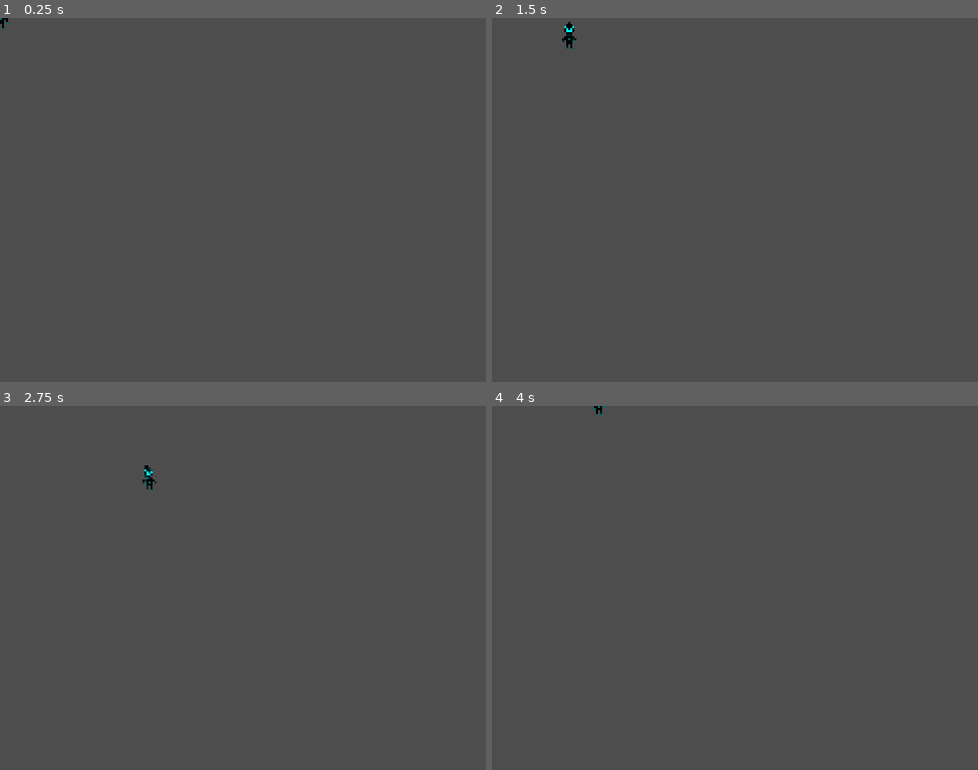
Above: before the commit, frames 1-4 (two rows, left to right).
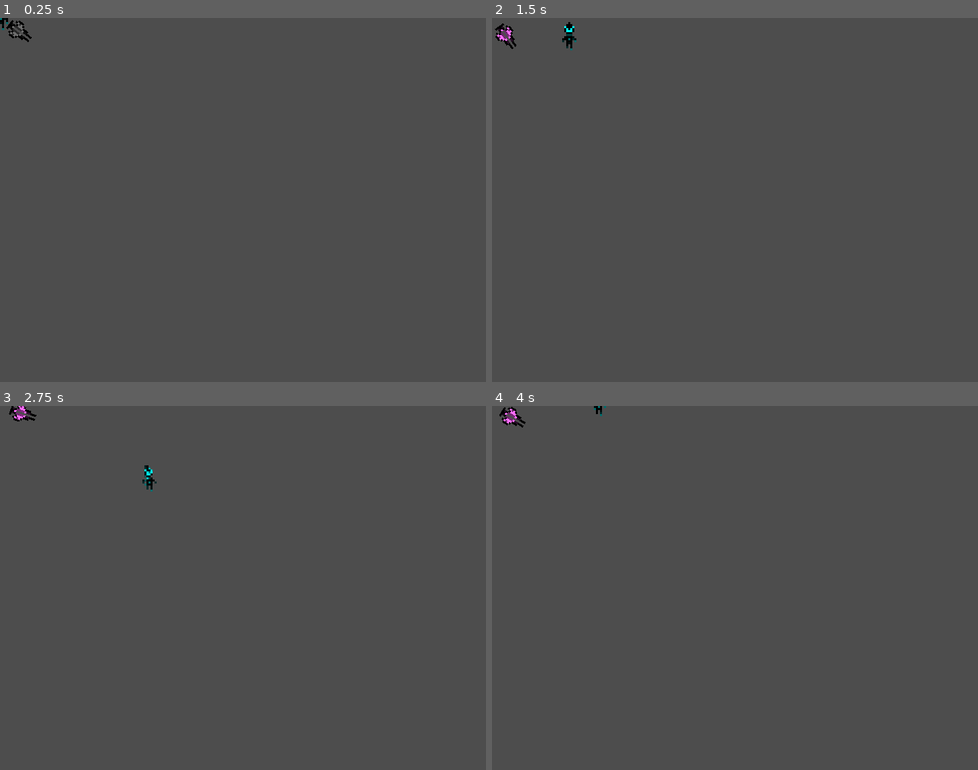
Above: after the commit, the same moments.

Repository: ZealousPython/GodotWildOverload
Game: Godot game, scene res://Character Objects/Player.tscn
Two runs of this game, one before a commit and one after it. Both use one fixed random seed, a clock stepped at 60 frames per second and the inputs below. The project has no main scene, so this scene is started directly.
Inputs (mouse positions are in pixels of both pictures, inside the frame that each line leads up to):
- Up to frame 1 (0.25 s): no input
- Up to frame 2 (1.5 s): tap Enter at 0.5 s; move the mouse to (841, 181) at 0.52 s; press the mouse at (841, 181) at 0.53 s; hold Right (ui_right) 0.53-1.28 s; move the mouse to (637, 218) at 1.27 s; release the mouse at (637, 218) at 1.28 s; hold Down (ui_down) from 1.28 s (still down); click (637, 218) at 1.35 s
- Up to frame 3 (2.75 s): move the mouse to (291, 507) at 2.02 s; release Down (ui_down) at 2.03 s; press the mouse at (291, 507) at 2.03 s; hold Right (ui_right) from 2.03 s (still down)
- Up to frame 4 (4 s): move the mouse to (710, 660) at 2.77 s; release Right (ui_right) at 2.78 s; release the mouse at (710, 660) at 2.78 s; hold Up (ui_up) 2.78-3.53 s; click (710, 660) at 2.85 s; move the mouse to (880, 642) at 3.52 s; press the mouse at (880, 642) at 3.53 s; hold Left (ui_left) from 3.53 s (still down)

The runs differ from the first frame. In frame 1, 0.1% of the frame differs, in the area x 1-7%, y 0-7%; in frame 2, 0.1%, in the area x 0-17%, y 1-9%; in frame 3, 0.1%; in frame 4, 0.1%.

Commit message:
edited player code and created base weapon class

Diff:
--- a/Character Objects/Player Body.gd
+++ b/Character Objects/Player Body.gd
@@ -32,8 +32,6 @@
 func HandleAnimations():
 	$Body.flip_h = true if movementDirection.x > 0 else false
 
-	if movementDirection.x != 0:
-		$Visor.scale.x = movementDirection.x
 	var walking = "Walk" if movementDirection != Vector2.ZERO else "Idle"
 
 	if movementDirection.x > 0 or movementDirection.x < 0:
--- a/Character Objects/Player.tscn
+++ b/Character Objects/Player.tscn
@@ -1,9 +1,11 @@
-[gd_scene load_steps=13 format=3 uid="uid://ceo47vckxqlqw"]
+[gd_scene load_steps=15 format=3 uid="uid://ceo47vckxqlqw"]
 
 [ext_resource type="Script" path="res://Character Objects/Player Body.gd" id="1_3j56g"]
 [ext_resource type="Texture2D" uid="uid://ddi05e53jys0g" path="res://Character Objects/Assets/Character Idle.png" id="1_vnb0h"]
 [ext_resource type="Texture2D" uid="uid://dur7cbkj8fhkv" path="res://Character Objects/Assets/Character Walk.png" id="2_dy01n"]
+[ext_resource type="Script" path="res://Character Objects/WeaponHand.gd" id="2_n6m8p"]
 [ext_resource type="Texture2D" uid="uid://cwqjwdimp4l6v" path="res://MiscAssets/2d_lights_and_shadows_neutral_point_light.webp" id="4_81ifx"]
+[ext_resource type="PackedScene" uid="uid://bx5fmxvwqkb31" path="res://Character Objects/Weapons/BaseWeapon.tscn" id="5_inlh7"]
 
 [sub_resource type="AtlasTexture" id="AtlasTexture_mdt8i"]
 atlas = ExtResource("1_vnb0h")
@@ -77,17 +79,17 @@
 [node name="Player" type="Node2D"]
 
 [node name="Player Body" type="CharacterBody2D" parent="."]
-modulate = Color(0, 1, 1, 1)
 motion_mode = 1
 slide_on_ceiling = false
 floor_stop_on_slope = false
 script = ExtResource("1_3j56g")
 
 [node name="Body" type="AnimatedSprite2D" parent="Player Body"]
+modulate = Color(0, 1, 1, 1)
 position = Vector2(1, 0)
 sprite_frames = SubResource("SpriteFrames_i8517")
 animation = &"WalkForward"
-frame_progress = 0.545072
+frame_progress = 0.826918
 
 [node name="CollisionShape2D" type="CollisionShape2D" parent="Player Body"]
 position = Vector2(0.5, -0.5)
@@ -97,39 +99,47 @@
 position = Vector2(0.5, 0.5)
 
 [node name="VisorPoint2" type="PointLight2D" parent="Player Body/Visor"]
-position = Vector2(-1, -5)
+position = Vector2(-0.5, -5.5)
 color = Color(0, 1, 1, 1)
 texture = ExtResource("4_81ifx")
-texture_scale = 0.02
+texture_scale = 0.03
 height = 1.0
 
 [node name="VisorPoint3" type="PointLight2D" parent="Player Body/Visor"]
 position = Vector2(-1, -4)
 color = Color(0, 1, 1, 1)
 texture = ExtResource("4_81ifx")
-texture_scale = 0.02
+texture_scale = 0.03
 height = 1.0
 
 [node name="VisorPoint4" type="PointLight2D" parent="Player Body/Visor"]
 position = Vector2(0, -4)
 color = Color(0, 1, 1, 1)
 texture = ExtResource("4_81ifx")
-texture_scale = 0.02
+texture_scale = 0.03
 height = 1.0
 
 [node name="VisorPoint5" type="PointLight2D" parent="Player Body/Visor"]
-position = Vector2(1, -4)
+position = Vector2(1.5, -4.5)
 color = Color(0, 1, 1, 1)
 texture = ExtResource("4_81ifx")
-texture_scale = 0.02
+texture_scale = 0.03
 height = 1.0
 
 [node name="VisorPoint6" type="PointLight2D" parent="Player Body/Visor"]
 position = Vector2(1, -5)
 color = Color(0, 1, 1, 1)
 texture = ExtResource("4_81ifx")
-texture_scale = 0.02
+texture_scale = 0.03
 height = 1.0
+
+[node name="WeaponHand" type="Node2D" parent="."]
+position = Vector2(0.5, 0)
+script = ExtResource("2_n6m8p")
+
+[node name="Weapon" parent="WeaponHand" instance=ExtResource("5_inlh7")]
+position = Vector2(12, -0.5)
+rotation = 3.14159
 
 [node name="CanvasModulate" type="CanvasModulate" parent="."]
 color = Color(0.427451, 0.427451, 0.427451, 1)
--- /dev/null
+++ b/Character Objects/WeaponHand.gd
@@ -0,0 +1,11 @@
+extends Node2D
+
+
+# Called when the node enters the scene tree for the first time.
+func _ready():
+	pass # Replace with function body.
+
+
+# Called every frame. 'delta' is the elapsed time since the previous frame.
+func _process(delta):
+	look_at(get_global_mouse_position())
--- /dev/null
+++ b/Character Objects/Weapons/BaseWeapon.gd
@@ -0,0 +1,57 @@
+extends Sprite2D
+
+
+var overloadAmount = 0
+var overloadMax = 100
+var chargeRate = 25
+var attacking = false
+var overloadCooldown = 60
+var onCooldown = false
+func _ready():
+	pass # Replace with function body.
+
+
+# Called every frame. 'delta' is the elapsed time since the previous frame.
+func _process(delta):
+
+	if Input.is_action_pressed("Attack") and !onCooldown:
+		attacking = true
+		attack()
+
+	else:
+		attacking = false
+
+	if attacking:
+		WhileAttacking(delta)
+	else:
+		ChargeDecay(delta)
+
+	if overloadAmount >= 100:
+		onCooldown = true
+		OverloadAttack()
+	if onCooldown and overloadAmount <= 0:
+		onCooldown = false
+	overloadAmount = clamp(overloadAmount,0,100)
+
+func _physics_process(delta):
+	WeaponEffects()
+
+
+func WhileAttacking(delta):
+	overloadAmount += chargeRate * delta
+
+func ChargeDecay(delta):
+	overloadAmount -= chargeRate * delta
+
+func WeaponEffects():
+	offset.x = randi_range(-floor(overloadAmount/50),floor(overloadAmount/50))
+	offset.y = randi_range(-floor(overloadAmount/50),floor(overloadAmount/50))
+	ChargeLight()
+
+func OverloadAttack():
+	pass
+
+func ChargeLight():
+	$PointLight2D.energy = overloadAmount*16/320
+func attack():
+	pass
--- /dev/null
+++ b/Character Objects/Weapons/BaseWeapon.tscn
@@ -0,0 +1,18 @@
+[gd_scene load_steps=4 format=3 uid="uid://bx5fmxvwqkb31"]
+
+[ext_resource type="Texture2D" uid="uid://dkevhjfaiig04" path="res://Character Objects/Weapons/Assets/ChargeWeapon.png" id="1_ly7t3"]
+[ext_resource type="Script" path="res://Character Objects/Weapons/BaseWeapon.gd" id="2_4vd6m"]
+[ext_resource type="Texture2D" uid="uid://cwqjwdimp4l6v" path="res://MiscAssets/2d_lights_and_shadows_neutral_point_light.webp" id="2_esslh"]
+
+[node name="Weapon" type="Sprite2D"]
+texture = ExtResource("1_ly7t3")
+script = ExtResource("2_4vd6m")
+
+[node name="PointLight2D" type="PointLight2D" parent="."]
+color = Color(1, 0, 0.984314, 1)
+texture = ExtResource("2_esslh")
+texture_scale = 0.1
+
+[node name="CanvasModulate" type="CanvasModulate" parent="."]
+visible = false
+color = Color(0.427451, 0.427451, 0.427451, 1)
--- a/project.godot
+++ b/project.godot
@@ -25,6 +25,39 @@
 window/stretch/aspect="keep_height"
 window/stretch/scale_mode="integer"
 
+[input]
+
+Attack={
+"deadzone": 0.5,
+"events": [Object(InputEventMouseButton,"resource_local_to_scene":false,"resource_name":"","device":-1,"window_id":0,"alt_pressed":false,"shift_pressed":false,"ctrl_pressed":false,"meta_pressed":false,"button_mask":0,"position":Vector2(0, 0),"global_position":Vector2(0, 0),"factor":1.0,"button_index":1,"canceled":false,"pressed":false,"double_click":false,"script":null)
+]
+}
+Up={
+"deadzone": 0.5,
+"events": [Object(InputEventKey,"resource_local_to_scene":false,"resource_name":"","device":-1,"window_id":0,"alt_pressed":false,"shift_pressed":false,"ctrl_pressed":false,"meta_pressed":false,"pressed":false,"keycode":0,"physical_keycode":87,"key_label":0,"unicode":119,"echo":false,"script":null)
+]
+}
+Down={
+"deadzone": 0.5,
+"events": [Object(InputEventKey,"resource_local_to_scene":false,"resource_name":"","device":-1,"window_id":0,"alt_pressed":false,"shift_pressed":false,"ctrl_pressed":false,"meta_pressed":false,"pressed":false,"keycode":0,"physical_keycode":83,"key_label":0,"unicode":115,"echo":false,"script":null)
+]
+}
+Left={
+"deadzone": 0.5,
+"events": [Object(InputEventKey,"resource_local_to_scene":false,"resource_name":"","device":-1,"window_id":0,"alt_pressed":false,"shift_pressed":false,"ctrl_pressed":false,"meta_pressed":false,"pressed":false,"keycode":0,"physical_keycode":65,"key_label":0,"unicode":97,"echo":false,"script":null)
+]
+}
+Right={
+"deadzone": 0.5,
+"events": [Object(InputEventKey,"resource_local_to_scene":false,"resource_name":"","device":-1,"window_id":0,"alt_pressed":false,"shift_pressed":false,"ctrl_pressed":false,"meta_pressed":false,"pressed":false,"keycode":0,"physical_keycode":68,"key_label":0,"unicode":100,"echo":false,"script":null)
+]
+}
+AltAction={
+"deadzone": 0.5,
+"events": [Object(InputEventMouseButton,"resource_local_to_scene":false,"resource_name":"","device":-1,"window_id":0,"alt_pressed":false,"shift_pressed":false,"ctrl_pressed":false,"meta_pressed":false,"button_mask":0,"position":Vector2(0, 0),"global_position":Vector2(0, 0),"factor":1.0,"button_index":2,"canceled":false,"pressed":false,"double_click":false,"script":null)
+]
+}
+
 [rendering]
 
 textures/canvas_textures/default_texture_filter=0
Binary file added: Character Objects/Weapons/Assets/ChargeWeapon.png
Not shown, added: Character Objects/Weapons/Assets/ChargeWeapon.png.import
